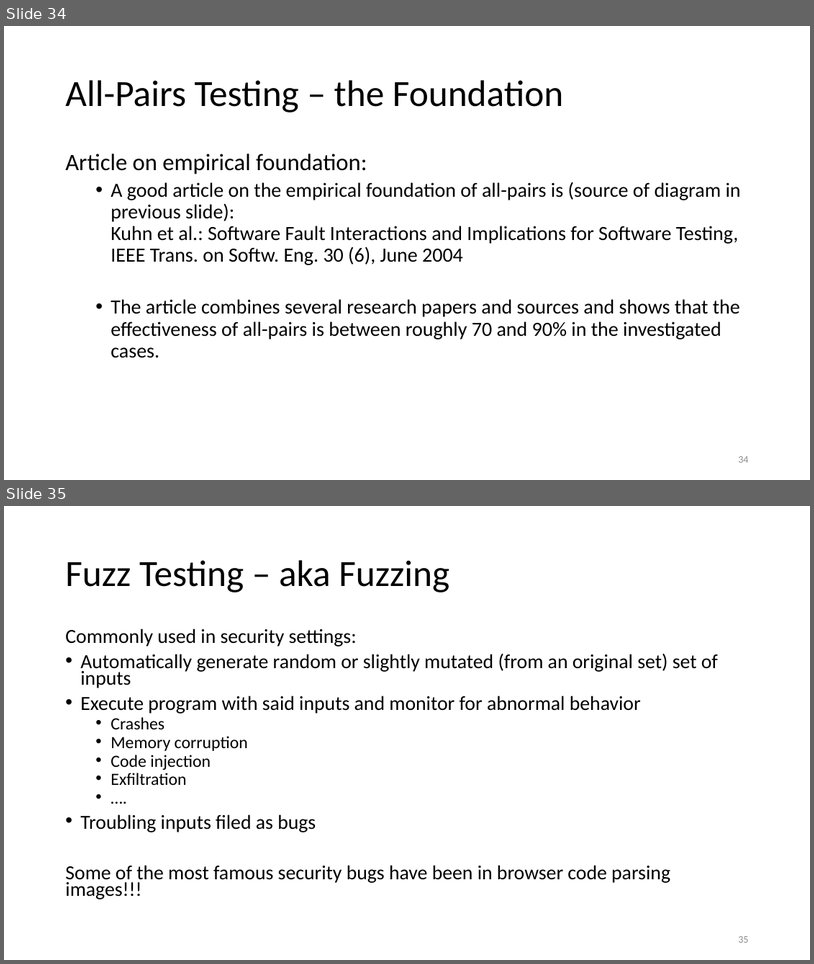
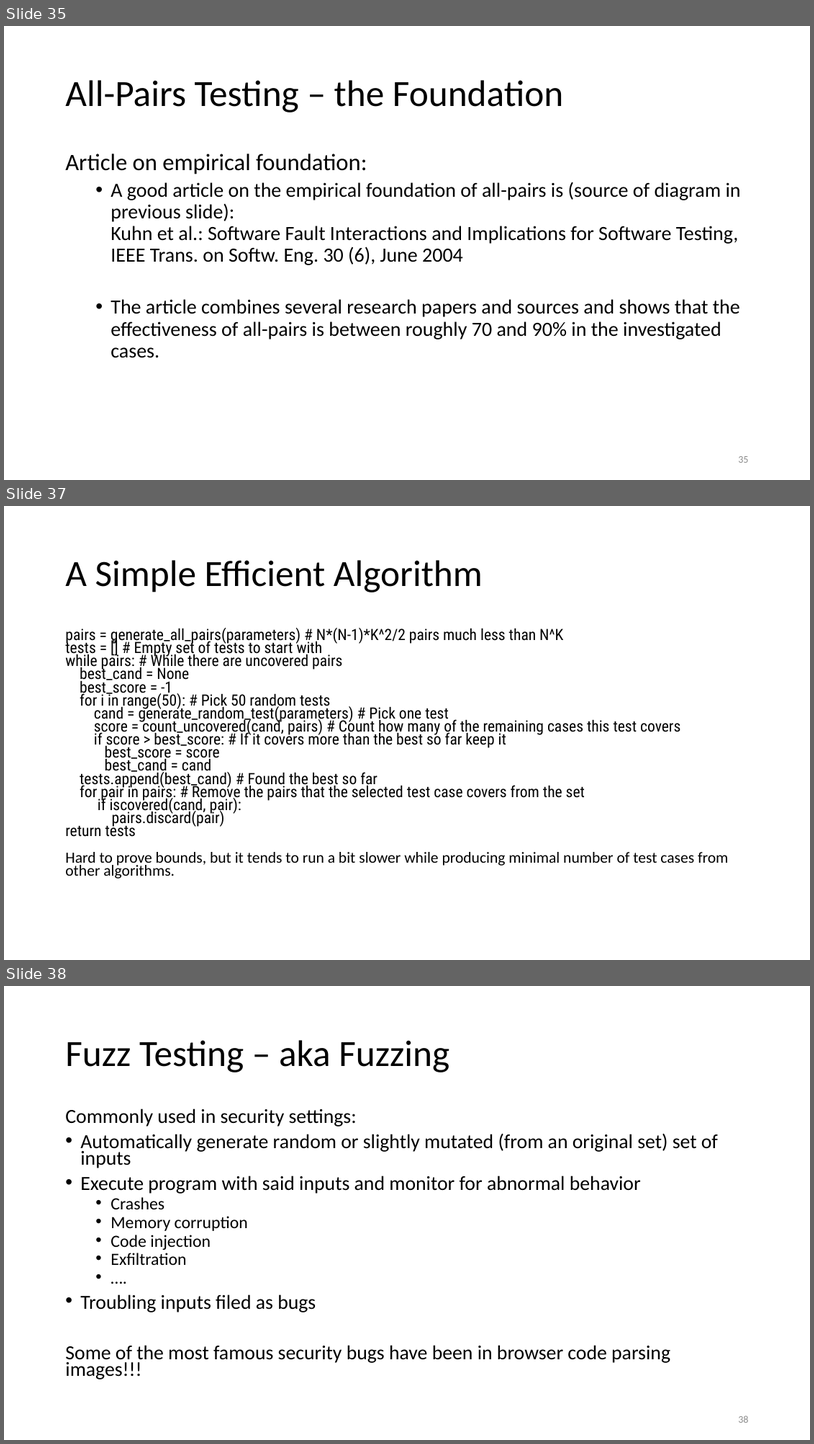
Before and after one commit to kthanasi-git/SW_Engineering, a slide deck: SOFTWARE ENGINEERING/SLIDES/15-Black Box Testing.pptx. Shown one above the other, each under a label of ours: slides 34 and 35 before the commit, slides 35, 37 and 38 after it; the slides between them are not shown. The pictures are 814x964 and 814x1444 pixels, drawn with LibreOffice and Linux fonts; fonts in the diff are those of the drawing. Boxes give left, top, right and bottom in pixels: in the first picture for what was removed or moved away, otherwise in the second. Text is boxed around its words. In the diff, an @@ line names an element or a change of style, - is before the commit and + after.

```diff
--- a/SOFTWARE ENGINEERING/SLIDES/15-Black Box Testing.pptx
+++ b/SOFTWARE ENGINEERING/SLIDES/15-Black Box Testing.pptx
@@ slide 37 added at bbox=[4, 506, 810, 960], background #FFFFFF @@
@@ title added at bbox=[65, 560, 483, 592], 44 pt, text #000000 @@
+A Simple Efficient Algorithm
@@ text added at bbox=[65, 628, 728, 878], 18.5 pt, text #000000 @@
+pairs = generate_all_pairs(parameters) # N*(N-1)*K^2/2 pairs much less than N^K
+tests = [] # Empty set of tests to start with
+while pairs: # While there are uncovered pairs
+best_cand = None
+best_score = -1
+for i in range(50): # Pick 50 random tests
+cand = generate_random_test(parameters) # Pick one test
+score = count_uncovered(cand, pairs) # Count how many of the remaining cases this test covers
+if score > best_score: # If it covers more than the best so far keep it
+best_score = score
+best_cand = cand
+tests.append(best_cand) # Found the best so far
+for pair in pairs: # Remove the pairs that the selected test case covers from the set
+if iscovered(cand, pair):
+pairs.discard(pair)
+return tests
+Hard to prove bounds, but it tends to run a bit slower while producing minimal number of test cases from other algorithms.
@@ what was slide 34 is now slide 35 @@
@@ page number at bbox=[738, 456, 748, 462]: text changed @@
-34
+35
@@ what was slide 35 is now slide 38 @@
@@ page number at bbox=[738, 1415, 748, 1422]: text changed @@
-35
+38
```
Also in this commit, not shown: 3 slides changed, 2 other slides added, 6 other files.
